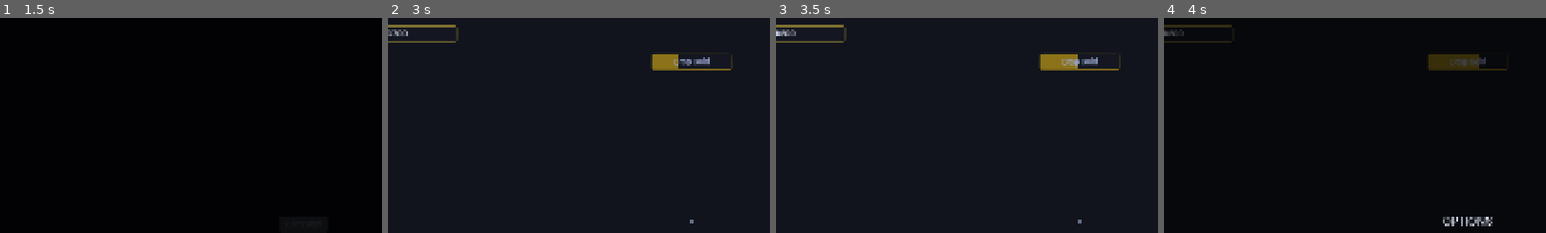
Above: before the commit, frames 1-4 (left to right).
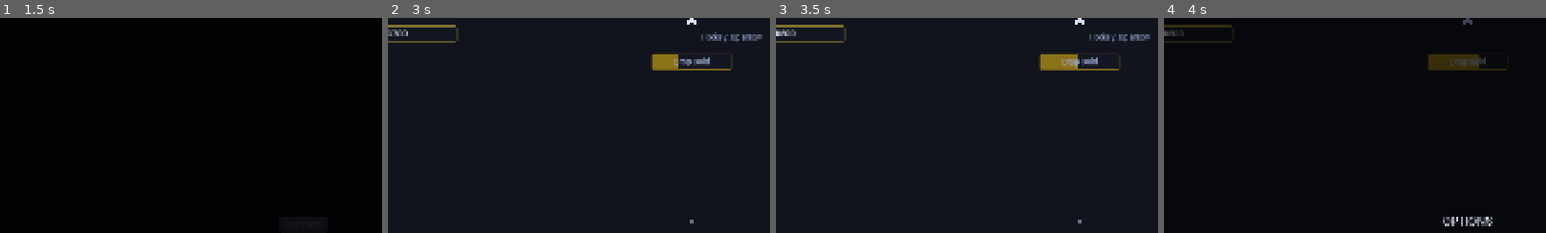
Above: after the commit, the same moments.

Repository: kjbrown-sandbox/pleenko
Game: Godot game, scene res://entities/main_menu/main_menu.tscn
Two runs of this game, one before a commit and one after it. Both use one fixed random seed, a clock stepped at 60 frames per second and the inputs below.
Inputs (mouse positions are % of the whole screen's width and height, from its top left):
- Up to frame 1 (1.5 s): click "Campaign" at 0.5 s; click "Campaign" at 1.25 s
- Up to frame 2 (3 s): tap Enter at 2 s; move the mouse to (72, 45) at 2.02 s; hold Right (board_right) 2.03-2.75 s; hold Space (drop_coin) 2.03-2.75 s; click (72, 45) at 2.17 s; click (50, 1) at 2.77 s
- Up to frame 3 (3.5 s): no input
- Up to frame 4 (4 s): click (97, 96) at 3.5 s
The pictures show only the part of the screen within x 10-60%, y 0-50%; the shares and areas given below are measured in that part.

Frame 1 is identical in both runs. In frame 2, 0.4% of the frame differs, in the area x 78-98%, y 0-12%; in frame 3, 0.4%; in frame 4, less than 0.1%.

Commit message:
Fix arrow rotations

Diff:
--- a/entities/main/main.gd
+++ b/entities/main/main.gd
@@ -10,10 +10,10 @@
 @onready var game_timer: Label = $CanvasLayer/GameTimer
 @onready var options_icon: TextureButton = $CanvasLayer/OptionsIcon
 @onready var level_section = $CanvasLayer/LevelSection
-@onready var challenges_down_icon: MarginContainer = $CanvasLayer/ChallengesDownIcon
-@onready var challenges_up_icon: MarginContainer = $CanvasLayer/ChallengesUpIcon
-@onready var board_left_icon: MarginContainer = $CanvasLayer/BoardLeftIcon
-@onready var board_right_icon: MarginContainer = $CanvasLayer/BoardRightIcon
+@onready var challenges_down_icon: TextureButton = $CanvasLayer/ChallengesDownIcon
+@onready var challenges_up_icon: TextureButton = $CanvasLayer/ChallengesUpIcon
+@onready var board_left_icon: TextureButton = $CanvasLayer/BoardLeftIcon
+@onready var board_right_icon: TextureButton = $CanvasLayer/BoardRightIcon
 @onready var challenge_info_panel: ChallengeInfoPanel = $ChallengeInfoPanel
 
 var _options_dialog: CanvasLayer
@@ -231,25 +231,26 @@
 	_left_tooltip = _create_tooltip("Hotkey: Left arrow")
 	_right_tooltip = _create_tooltip("Hotkey: Right arrow")
 
-	var down_button: TextureButton = challenges_down_icon.button
-	down_button.pressed.connect(func(): ModeManager.switch_to_challenges())
-	down_button.mouse_entered.connect(func(): _show_tooltip(_down_tooltip, down_button))
-	down_button.mouse_exited.connect(func(): _down_tooltip.visible = false)
-
-	var up_button: TextureButton = challenges_up_icon.button
-	up_button.pressed.connect(func(): ModeManager.switch_to_main())
-	up_button.mouse_entered.connect(func(): _show_tooltip(_up_tooltip, up_button))
-	up_button.mouse_exited.connect(func(): _up_tooltip.visible = false)
-
-	var left_button: TextureButton = board_left_icon.button
-	left_button.pressed.connect(_on_left_arrow_pressed)
-	left_button.mouse_entered.connect(func(): _show_tooltip(_left_tooltip, left_button))
-	left_button.mouse_exited.connect(func(): _left_tooltip.visible = false)
-
-	var right_button: TextureButton = board_right_icon.button
-	right_button.pressed.connect(_on_right_arrow_pressed)
-	right_button.mouse_entered.connect(func(): _show_tooltip(_right_tooltip, right_button))
-	right_button.mouse_exited.connect(func(): _right_tooltip.visible = false)
+	challenges_down_icon.setup(PI / 2.0)
+	challenges_up_icon.setup(-PI / 2.0)
+	board_left_icon.setup(PI)
+	board_right_icon.setup(0.0)
+
+	challenges_down_icon.pressed.connect(func(): ModeManager.switch_to_challenges())
+	challenges_down_icon.mouse_entered.connect(func(): _show_tooltip(_down_tooltip, challenges_down_icon))
+	challenges_down_icon.mouse_exited.connect(func(): _down_tooltip.visible = false)
+
+	challenges_up_icon.pressed.connect(func(): ModeManager.switch_to_main())
+	challenges_up_icon.mouse_entered.connect(func(): _show_tooltip(_up_tooltip, challenges_up_icon))
+	challenges_up_icon.mouse_exited.connect(func(): _up_tooltip.visible = false)
+
+	board_left_icon.pressed.connect(_on_left_arrow_pressed)
+	board_left_icon.mouse_entered.connect(func(): _show_tooltip(_left_tooltip, board_left_icon))
+	board_left_icon.mouse_exited.connect(func(): _left_tooltip.visible = false)
+
+	board_right_icon.pressed.connect(_on_right_arrow_pressed)
+	board_right_icon.mouse_entered.connect(func(): _show_tooltip(_right_tooltip, board_right_icon))
+	board_right_icon.mouse_exited.connect(func(): _right_tooltip.visible = false)
 
 
 func _create_tooltip(text: String) -> Label:
--- a/entities/main/main.tscn
+++ b/entities/main/main.tscn
@@ -88,39 +88,57 @@
 grow_vertical = 0
 
 [node name="ChallengesDownIcon" parent="CanvasLayer" unique_id=1543464600 instance=ExtResource("17_navarrow")]
-visible = false
+texture_filter = 0
+custom_minimum_size = Vector2(0, 0)
 anchors_preset = 7
 anchor_left = 0.5
 anchor_top = 1.0
 anchor_right = 0.5
 anchor_bottom = 1.0
+offset_left = -16.0
+offset_top = -16.0
+offset_right = 16.0
+offset_bottom = 16.0
 grow_horizontal = 2
 grow_vertical = 0
-rotation_angle = 1.5708
+rotation_angle = 3.0
 
 [node name="ChallengesUpIcon" parent="CanvasLayer" unique_id=2081979746 instance=ExtResource("17_navarrow")]
-visible = false
+texture_filter = 0
+custom_minimum_size = Vector2(0, 0)
 anchors_preset = 5
 anchor_left = 0.5
 anchor_right = 0.5
+offset_left = -16.0
+offset_right = 16.0
+offset_bottom = 32.0
 grow_horizontal = 2
 rotation_angle = -1.5708
 
 [node name="BoardLeftIcon" parent="CanvasLayer" unique_id=1333567701 instance=ExtResource("17_navarrow")]
-visible = false
+texture_filter = 0
+custom_minimum_size = Vector2(0, 0)
 anchors_preset = 4
 anchor_top = 0.5
 anchor_bottom = 0.5
+offset_top = -16.0
+offset_right = 32.0
+offset_bottom = 16.0
 grow_vertical = 2
 rotation_angle = 3.14159
 
 [node name="BoardRightIcon" parent="CanvasLayer" unique_id=383221458 instance=ExtResource("17_navarrow")]
-visible = false
+texture_filter = 0
+custom_minimum_size = Vector2(0, 0)
 anchors_preset = 6
 anchor_left = 1.0
 anchor_top = 0.5
 anchor_right = 1.0
 anchor_bottom = 0.5
+offset_left = -16.0
+offset_top = -16.0
+offset_right = 16.0
+offset_bottom = 16.0
 grow_horizontal = 0
 grow_vertical = 2
 
--- a/entities/nav_arrow/nav_arrow.gd
+++ b/entities/nav_arrow/nav_arrow.gd
@@ -1,39 +1,38 @@
-extends MarginContainer
+extends TextureButton
 
 const IconTintShader := preload("res://entities/icon/icon_tint.gdshader")
 
-@onready var button: TextureButton = $Button
-
-@export var icon_texture: Texture2D
 @export var color_source: VisualTheme.Palette = VisualTheme.Palette.BG_5
-## Rotation in radians applied to the button. 0 = right, PI/2 = down, -PI/2 = up, PI = left.
+## Rotation in radians applied to the icon. 0 = right, PI/2 = down, -PI/2 = up, PI = left.
 @export var rotation_angle: float = 0.0
 
 
 func _ready() -> void:
 	var t: VisualTheme = ThemeProvider.theme
-	add_theme_constant_override("margin_left", t.hud_margin)
-	add_theme_constant_override("margin_right", t.hud_margin)
-	add_theme_constant_override("margin_top", t.hud_margin)
-	add_theme_constant_override("margin_bottom", t.hud_margin)
-
-	if rotation_angle != 0.0:
-		button.pivot_offset = button.custom_minimum_size / 2.0
-		button.rotation = rotation_angle
-
-	button.texture_normal = icon_texture
 	var mat := ShaderMaterial.new()
 	mat.shader = IconTintShader
 	mat.set_shader_parameter("tint_color", t.resolve(color_source))
-	button.material = mat
-	button.mouse_entered.connect(_on_mouse_entered)
-	button.mouse_exited.connect(_on_mouse_exited)
+	material = mat
+	mouse_entered.connect(_on_mouse_entered)
+	mouse_exited.connect(_on_mouse_exited)
+	_apply_rotation.call_deferred()
+
+
+func setup(_rotation_angle: float) -> void:
+	rotation_angle = _rotation_angle
+	_apply_rotation.call_deferred()
+
+
+func _apply_rotation() -> void:
+	if rotation_angle != 0.0:
+		pivot_offset = size / 2.0
+		rotation = rotation_angle
 
 
 func _on_mouse_entered() -> void:
-	ThemeProvider.theme.pulse_control(button)
-	(button.material as ShaderMaterial).set_shader_parameter("tint_color", ThemeProvider.theme.normal_text_color)
+	ThemeProvider.theme.pulse_control(self)
+	(material as ShaderMaterial).set_shader_parameter("tint_color", ThemeProvider.theme.normal_text_color)
 
 
 func _on_mouse_exited() -> void:
-	(button.material as ShaderMaterial).set_shader_parameter("tint_color", ThemeProvider.theme.resolve(color_source))
+	(material as ShaderMaterial).set_shader_parameter("tint_color", ThemeProvider.theme.resolve(color_source))
--- a/entities/nav_arrow/nav_arrow.tscn
+++ b/entities/nav_arrow/nav_arrow.tscn
@@ -1,18 +1,12 @@
-[gd_scene format=3]
+[gd_scene format=3 uid="uid://x8pe2anpsxj2"]
 
-[ext_resource type="Script" path="res://entities/nav_arrow/nav_arrow.gd" id="1_script"]
+[ext_resource type="Script" uid="uid://dn6hn8umf544s" path="res://entities/nav_arrow/nav_arrow.gd" id="1_script"]
 [ext_resource type="Texture2D" uid="uid://fe1xvs0f4sc0" path="res://assets/icons/right-arrow.png" id="2_arrow"]
 
-[node name="NavArrow" type="MarginContainer"]
+[node name="NavArrow" type="TextureButton" unique_id=990876469]
+texture_filter = 1
+custom_minimum_size = Vector2(32, 32)
 script = ExtResource("1_script")
-icon_texture = ExtResource("2_arrow")
-
-[node name="Button" type="TextureButton" parent="."]
-texture_filter = 1
-layout_mode = 2
-custom_minimum_size = Vector2(32, 32)
-size_flags_horizontal = 8
-size_flags_vertical = 4
 texture_normal = ExtResource("2_arrow")
 ignore_texture_size = true
 stretch_mode = 0
Not shown: 1 places in entities/main/main.tscn that only renumber resources
